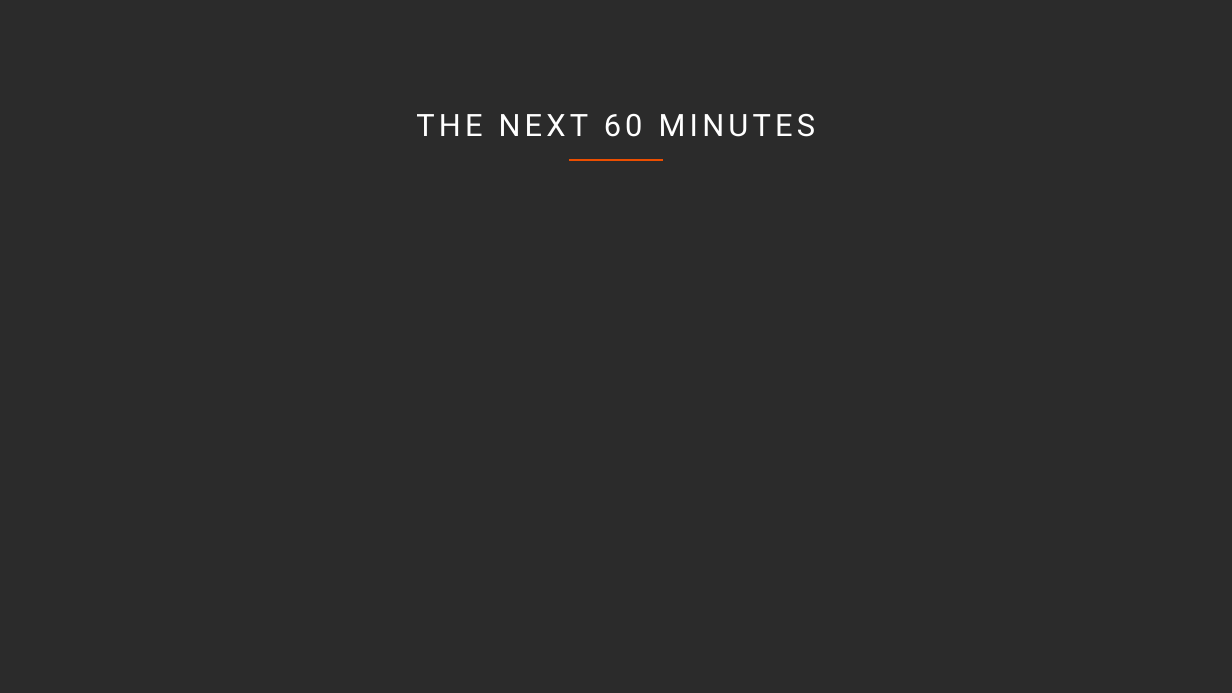
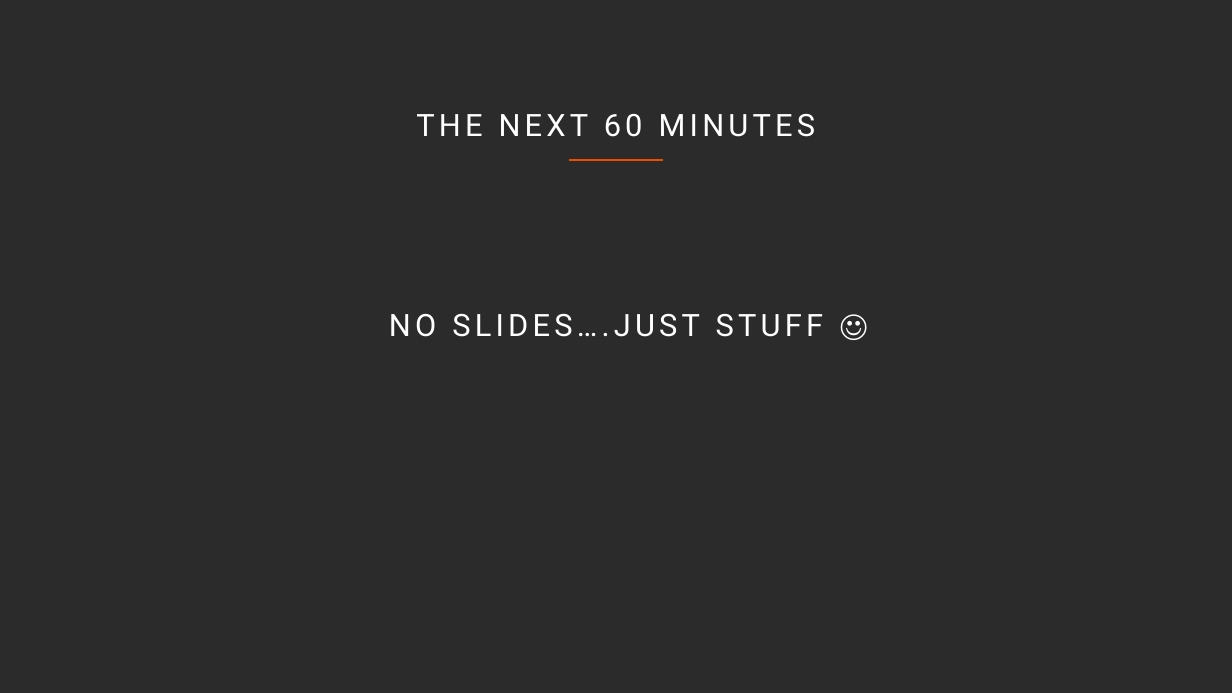
Before and after one commit to DeeJayTC/WeAreDevs-Workshop, a slide deck: slide 4 of WeAreDevs.pptx. Drawn at 1232x693 pixels with LibreOffice and Linux fonts; fonts in the diff are those of the drawing; background and template pictures are left out; a plain dark background stands for a picture behind light text. Boxes give left, top, right and bottom in pixels: in the first picture for what was removed or moved away, otherwise in the second. Text is boxed around its words. In the diff, an @@ line names an element or a change of style, - is before the commit and + after.

```diff
--- a/WeAreDevs.pptx
+++ b/WeAreDevs.pptx
@@ text added at (389, 314, 823, 337), 24 pt, text #FFFFFF @@
+NO SLIDES….JUST STUFF ☺
```
Also in this commit, not shown: 2 slides added, 2 slides removed, 27 other files.
